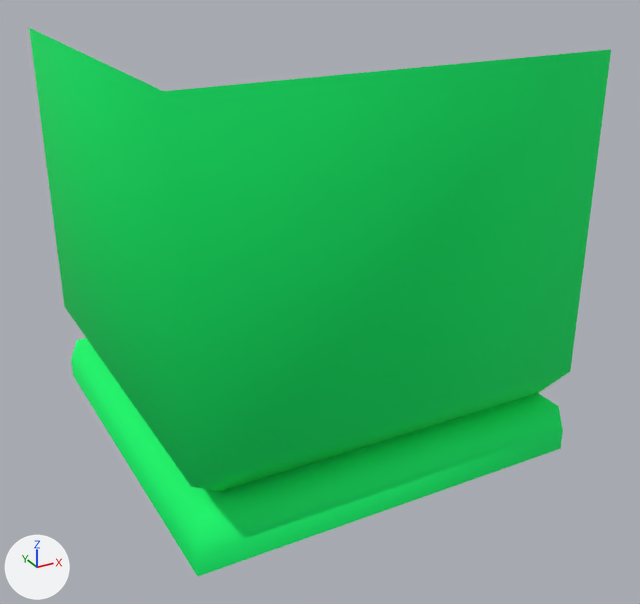
Before and after pictures for a commit that changed the FBX model Project Peter's Band UE4/Content/BaseModels/3x3m_outercornerwall.FBX.
Camera for both pictures: a camera (50 mm lens) standing at (-2.95, -5.73, 2.3) and looking at (0.06, -0.25, -0.44). Arrows for +X, +Y and +Z are at lower left; the lights stay in place.

In view in the first picture: '3x3m_outercorner'.
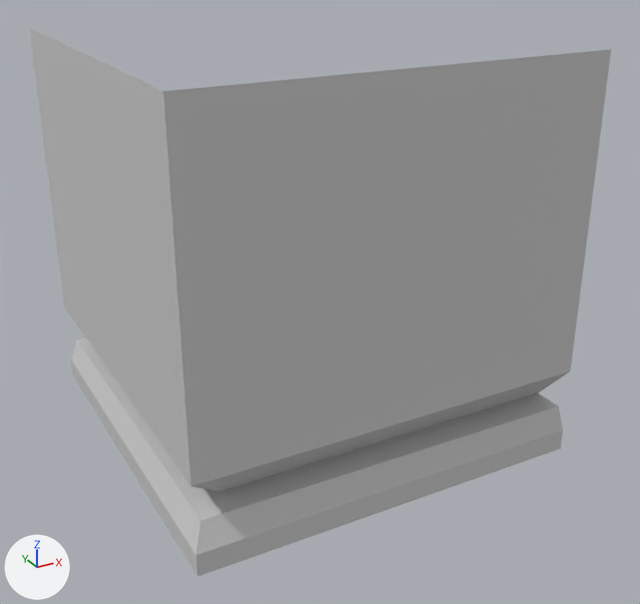
Pixel boxes [x1, y1, x2, y2] of what changed, in the pictures (640 x 604 px):
'3x3m_outercorner', recoloured, shading changed (green to grey): [29, 28, 611, 577] in both

The change in detail:
Material 'Done' (mat_done) changes colour from green #00ff71 to light grey #cacaca; in linear values from (0.0, 1.0, 0.165) to (0.588, 0.588, 0.588).
me_mesh has 18 vertices, 10 faces and spans x -59.1..59.1, y -59.1..59.1, z -59.2..59.2.
me_mesh is used by ob_3x3m_outercorner; location (0.0, 0.0, 0.0); rotation (-1.571, 0.0, 0.0), in degrees (-90, 0, 0); scale (-0.0254, -0.0254, -0.0254).
me_mesh part 1: edges marked sharp go from 2 to 0.
